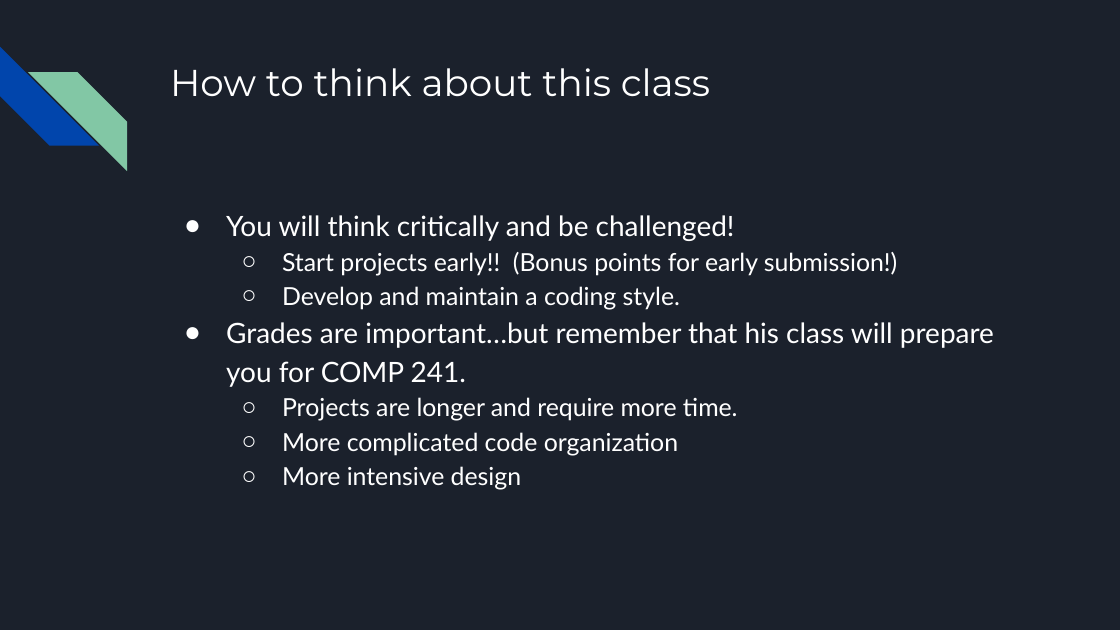
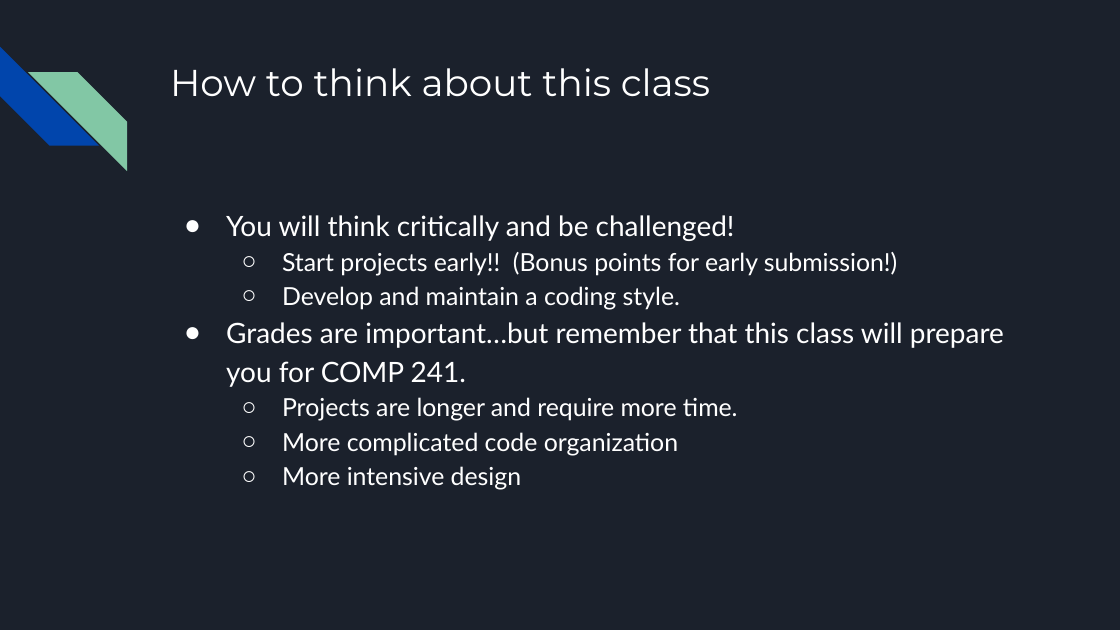
Before and after one commit to ncp38/cs142-s25, a slide deck: slide 9 of lectures/intro/CS142Intro1Slides.pptx. Drawn at 1120x630 pixels with LibreOffice and Linux fonts; fonts in the diff are those of the drawing. Boxes give left, top, right and bottom in pixels: in the first picture for what was removed or moved away, otherwise in the second. Text is boxed around its words. In the diff, an @@ line names an element or a change of style, - is before the commit and + after.

```diff
--- a/lectures/intro/CS142Intro1Slides.pptx
+++ b/lectures/intro/CS142Intro1Slides.pptx
@@ text at <box>226,322,1004,387</box>: text changed @@
-● Grades are important…but remember that his class will prepare you for COMP 241.
+● Grades are important…but remember that this class will prepare you for COMP 241.
```
Also in this commit, not shown: 2 other slides changed, 3 slides added, 1 slide removed, 6 other files.
